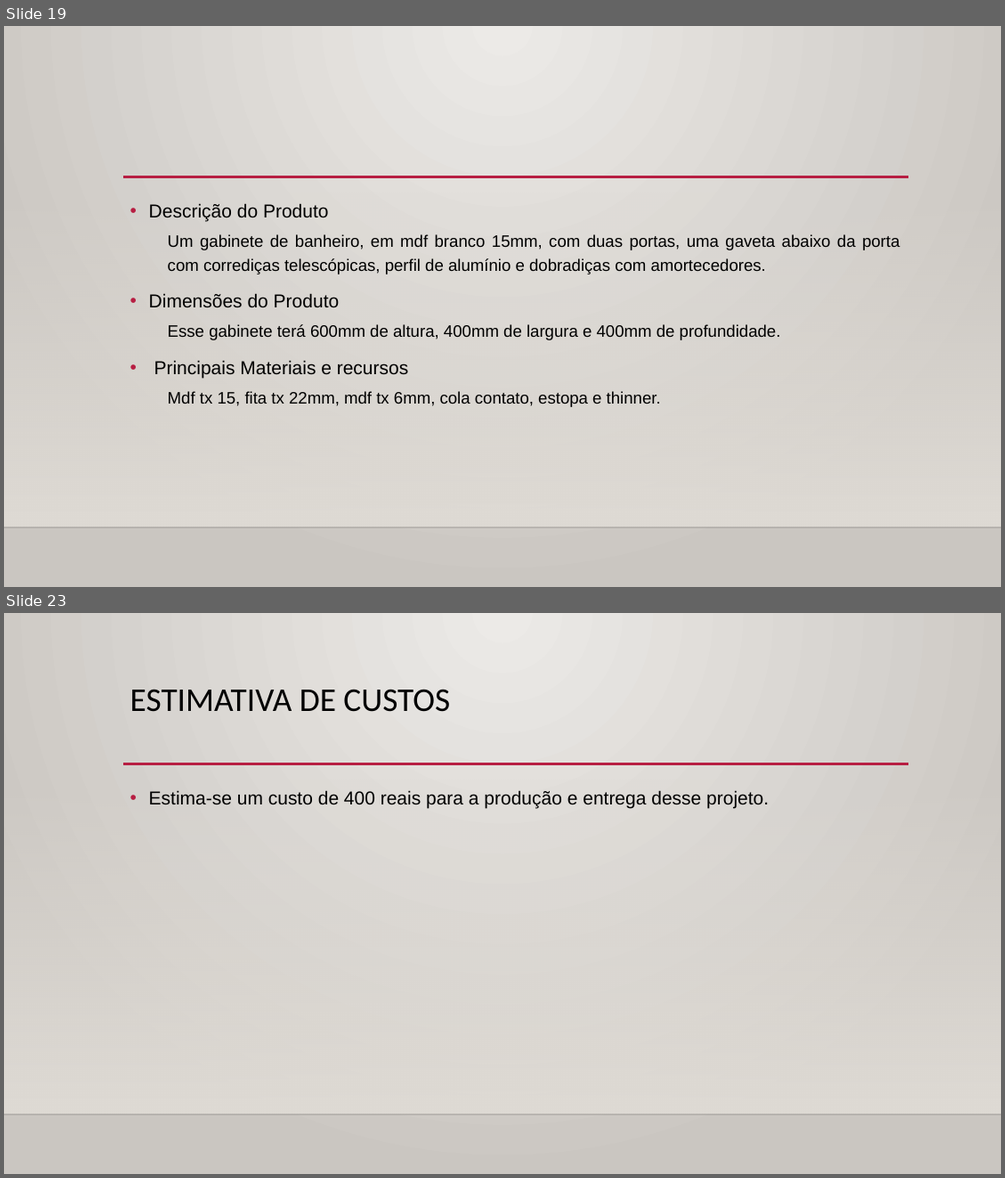
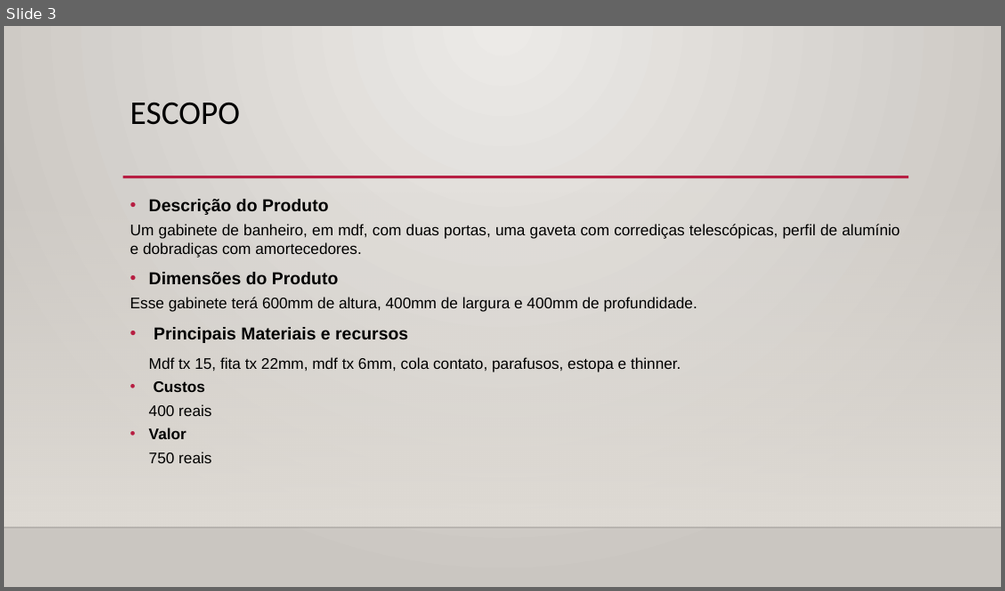
Before and after one commit to AndreLuizRibeiro/Trabalho, a slide deck: apresentacao G 5.pptx. Shown one above the other, each under a label of ours: slides 19 and 23 before the commit, slide 3 after it; the slides between them are not shown. The pictures are 1005x1178 and 1005x591 pixels, drawn with LibreOffice and Linux fonts; fonts in the diff are those of the drawing; background and template pictures are left out. Boxes give left, top, right and bottom in pixels: in the first picture for what was removed or moved away, otherwise in the second. Text is boxed around its words. In the diff, an @@ line names an element or a change of style, - is before the commit and + after.

```diff
--- a/apresentacao G 5.pptx
+++ b/apresentacao G 5.pptx
@@ slide 23 removed at <box>4,613,1001,1174</box>, background gradient #ECEAE7 to #CAC7C1; not listed: 3 template elements that a slide beside it also shows @@
@@ title removed at <box>130,689,450,712</box> @@
-ESTIMATIVA DE CUSTOS
@@ text removed at <box>149,790,769,808</box> @@
-• Estima-se um custo de 400 reais para a produção e entrega desse projeto.
@@ what was slide 19 is now slide 3 @@
@@ slide 3 changed as well @@
@@ background gradient #ECEAE7 to #CAC7C1 to gradient #ECEAE7 to #CAC6C1 @@
@@ title added at <box>130,102,240,125</box>, 32 pt, text #000000 @@
+ESCOPO
@@ text at <box>130,199,697,343</box>: size 18 to 16.6 pt, bold on in "Descrição do Produto", "Dimensões do Produto", "Principais Materiais e recursos"; size 16 to 14.8 pt in "Esse gabinete terá 600mm de altura, 400mm ..."; line spacing 1.2 to 1; list level 2 to 1 in "Esse gabinete terá 600mm de ..." @@
@@ text at <box>130,224,899,257</box>: text changed; size 16 to 14.8 pt @@
-  Um gabinete de banheiro, em mdf branco 15mm, com duas portas, uma gaveta abaixo da porta com corrediças telescópicas, perfil de alumínio e dobradiças com amortecedores.
+Um gabinete de banheiro, em mdf, com duas portas, uma gaveta com corrediças telescópicas, perfil de alumínio e dobradiças com amortecedores.
@@ text at <box>149,357,680,463</box>: text changed; size 16 to 14.8 pt @@
-  Mdf tx 15, fita tx 22mm, mdf tx 6mm, cola contato, estopa e thinner.
+Mdf tx 15, fita tx 22mm, mdf tx 6mm, cola contato, parafusos, estopa e thinner.
+• Custos
+400 reais
+• Valor
+750 reais
```
Also in this commit, not shown: 5 other slides changed, 4 slides added, 22 other slides removed, 1 other file.
